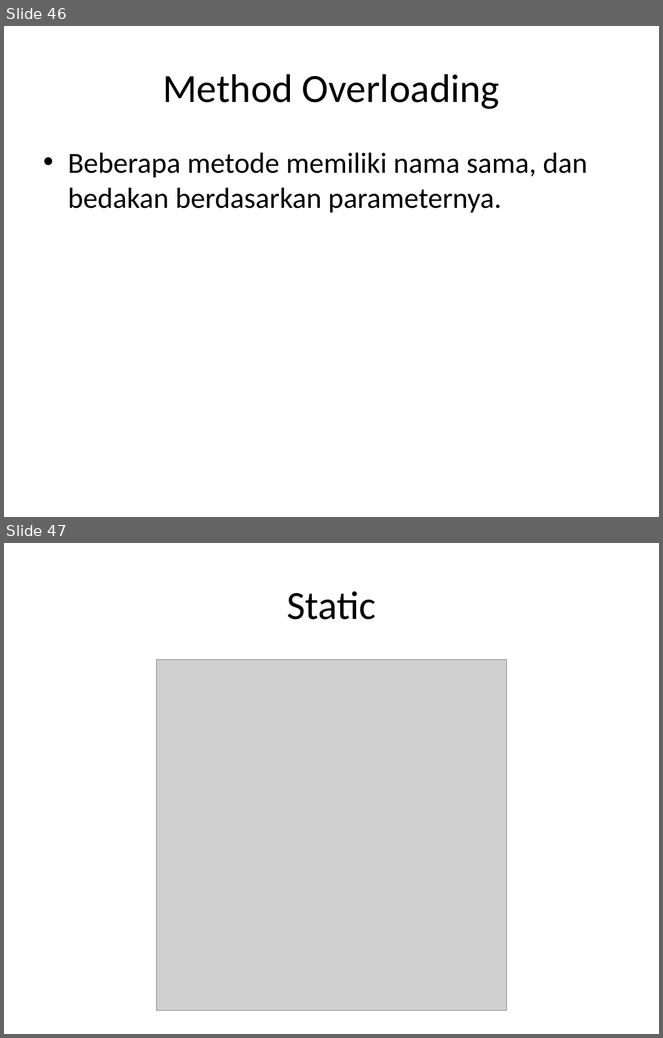
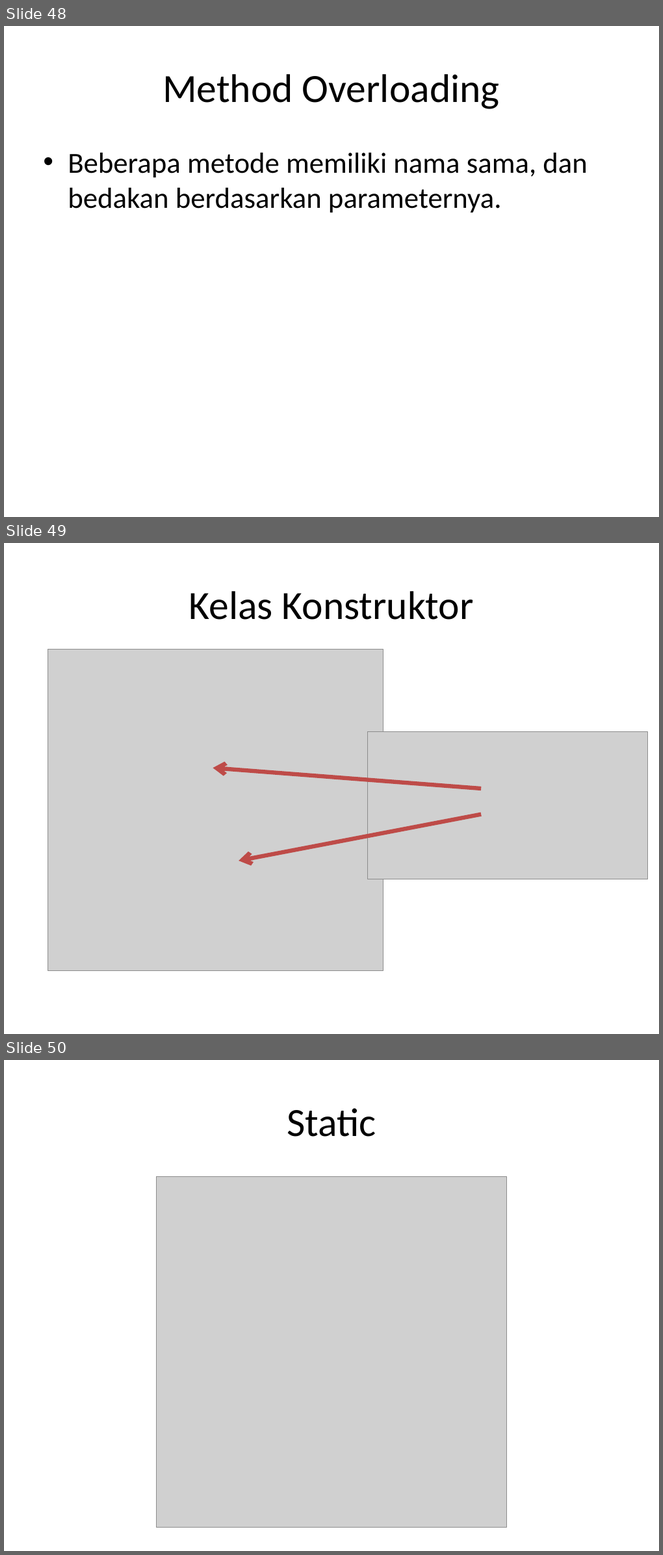
Before and after one commit to milhcbt/oot-aide, a slide deck: src/main/resources/Dasar-Dasar Pemograman Java.pptx. Shown one above the other, each under a label of ours: slides 46 and 47 before the commit, slides 48, 49 and 50 after it. The pictures are 663x1038 and 663x1555 pixels, drawn with LibreOffice and Linux fonts; fonts in the diff are those of the drawing; grey boxes stand for pictures. Boxes give left, top, right and bottom in pixels: in the first picture for what was removed or moved away, otherwise in the second. Text is boxed around its words. In the diff, an @@ line names an element or a change of style, - is before the commit and + after.

```diff
--- a/src/main/resources/Dasar-Dasar Pemograman Java.pptx
+++ b/src/main/resources/Dasar-Dasar Pemograman Java.pptx
@@ slide 49 added at (4,543,659,1034), background #FFFFFF @@
@@ title added at (189,591,474,620), 44 pt, text #000000 @@
+Kelas Konstruktor
@@ picture added at (48,649,384,971) @@
@@ picture added at (367,731,648,879) @@
@@ arrow added from (481, 789) to (213, 769), #BF4C48 4.5 pt @@
@@ arrow added from (481, 814) to (239, 861), #BF4C48 4.5 pt @@
@@ what was slide 46 is now slide 48 @@
@@ what was slide 47 is now slide 50 @@
```
Also in this commit, not shown: 32 other slides added, 1 slide removed, 29 other files.
